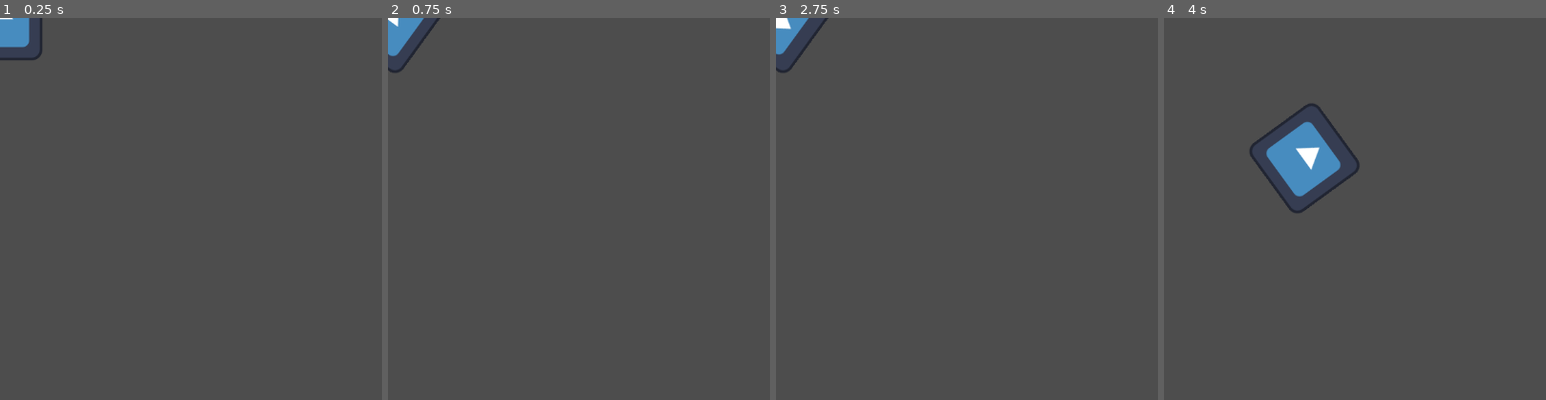
Above: before the commit, frames 1-4 (left to right).
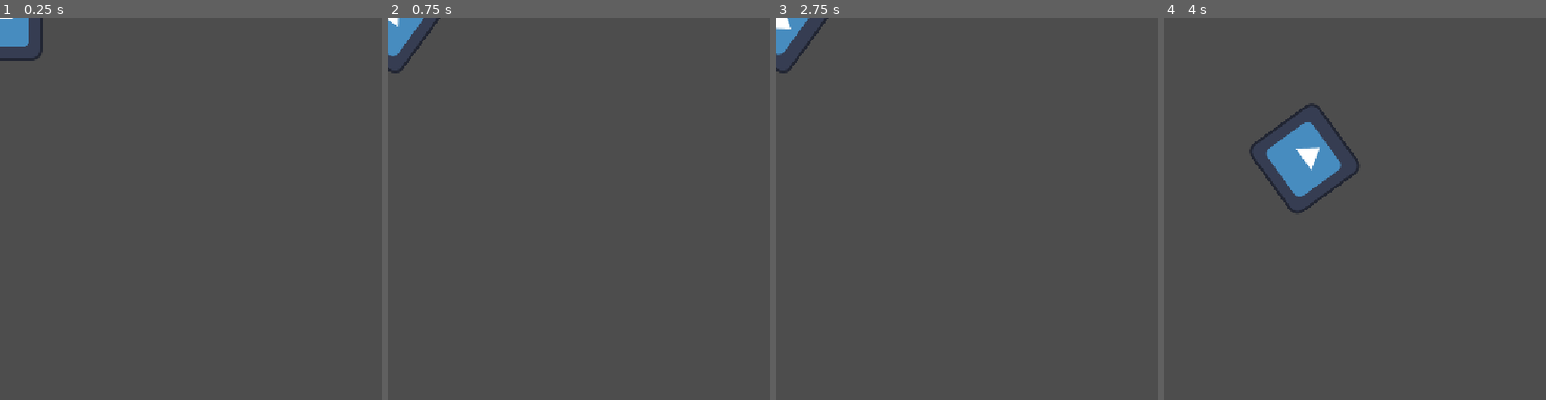
Above: after the commit, the same moments.

Repository: gkim14/CS471_LawlorsLabyrinth
Game: Godot game, scene res://scenes/Player.tscn
The game is run twice, just before and just after one commit, with the same random seed, the same clock (stepped at 60 frames per second) and the same inputs. The engine's default icon, where the game draws it, is replaced by a stand-in: a white triangle on a blue panel in a dark square.
Inputs:
- Up to frame 1 (0.25 s): no input
- Up to frame 2 (0.75 s): tap Enter at 0.5 s; hold D (right) from 0.53 s (still down)
- Up to frame 3 (2.75 s): release D (right) at 1.28 s; hold A (left) 1.28-2.03 s; hold D (right) from 2.03 s (still down)
- Up to frame 4 (4 s): release D (right) at 2.78 s; hold W (up) 2.78-3.53 s; hold A (left) from 3.53 s (still down)
The pictures show only the part of the screen within x 0-50%, y 0-50%; the shares and areas given below are measured in that part.
In our replay, the window is 799x449 before the commit and 800x800 after it. These sizes can differ from the game's own. Grey fills any space a smaller window leaves; there, only what the larger window draws over its background counts as a difference.

The runs differ from the first frame. In frame 1, less than 0.1% of the frame differs, in the area x 0-12%, y 0-12%; in frame 2, less than 0.1%; in frame 3, less than 0.1%; in frame 4, 0.2%, in the area x 22-51%, y 22-51%.

Commit message:
changed display size to be square

Diff:
--- a/project.godot
+++ b/project.godot
@@ -14,6 +14,11 @@
 run/main_scene="uid://yldodekd0tgo"
 config/features=PackedStringArray("4.5", "Forward Plus")
 config/icon="res://assets/icon.svg"
+
+[display]
+
+window/size/viewport_height=1152
+window/stretch/mode="canvas_items"
 
 [input]
 
